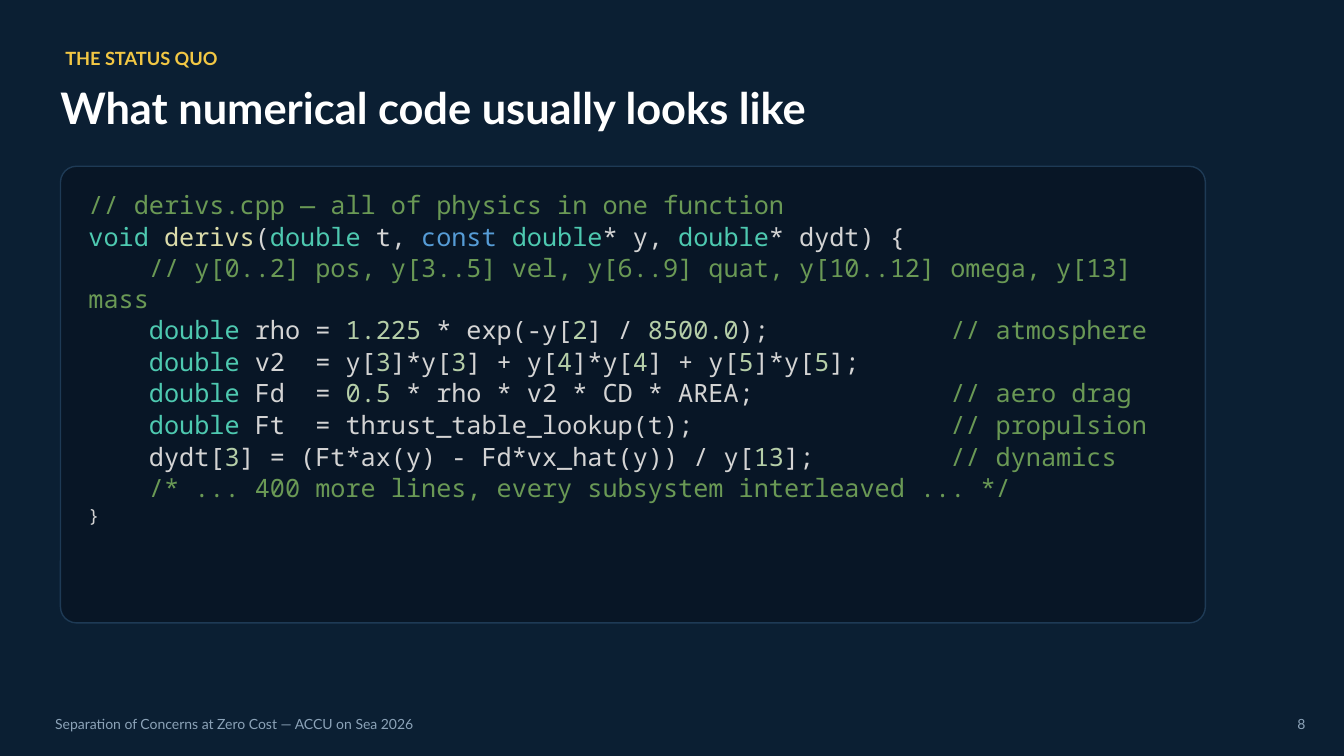
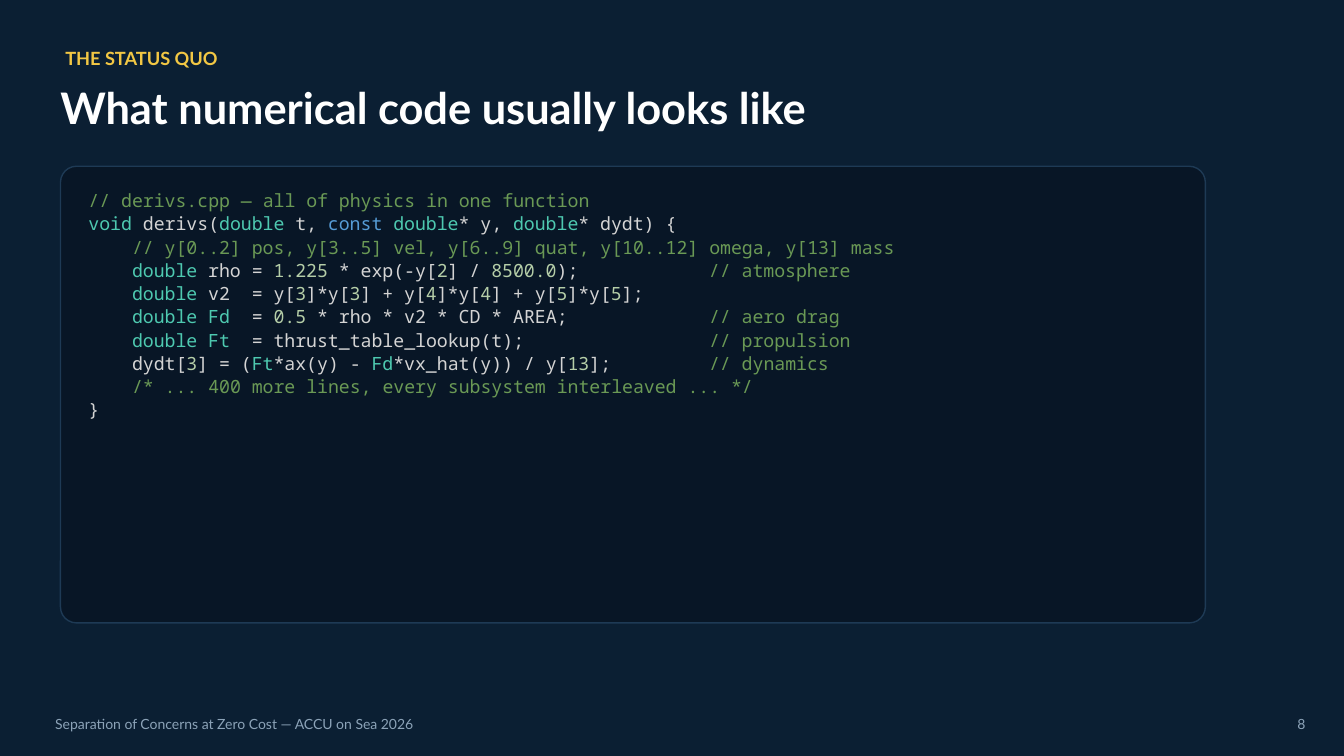
Before and after one commit to jedrzejmichalczyk/accu-on-sea-2026-modular-physics, a slide deck: slide 8 of slides/ACCU-Separation-of-Concerns-at-Zero-Cost.pptx. Drawn at 1344x756 pixels with LibreOffice and Linux fonts; fonts in the diff are those of the drawing. Boxes give left, top, right and bottom in pixels: in the first picture for what was removed or moved away, otherwise in the second. Text is boxed around its words. In the diff, an @@ line names an element or a change of style, - is before the commit and + after.

```diff
--- a/slides/ACCU-Separation-of-Concerns-at-Zero-Cost.pptx
+++ b/slides/ACCU-Separation-of-Concerns-at-Zero-Cost.pptx
@@ text at (88, 193, 895, 398): size 18 to 13 pt; text colour #DCDCAA to #D4D4D4 in "derivs(double"; text colour #D4D4D4 to #4EC9B0 in "Fd", "Ft", "(Ft*ax(y) Fd*vx_hat(y))" @@
```
Also in this commit, not shown: 2 other slides changed, 1 other file.
